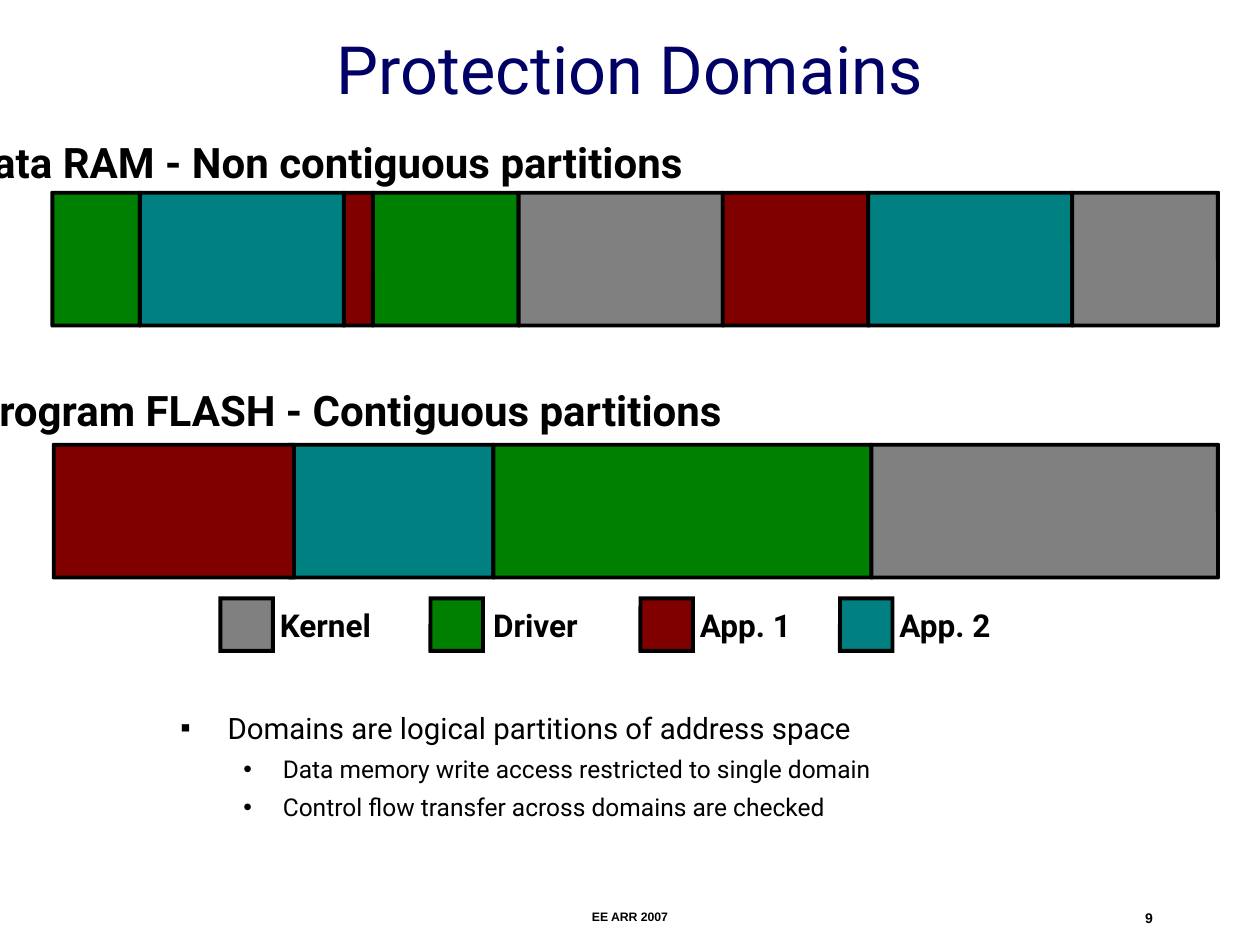
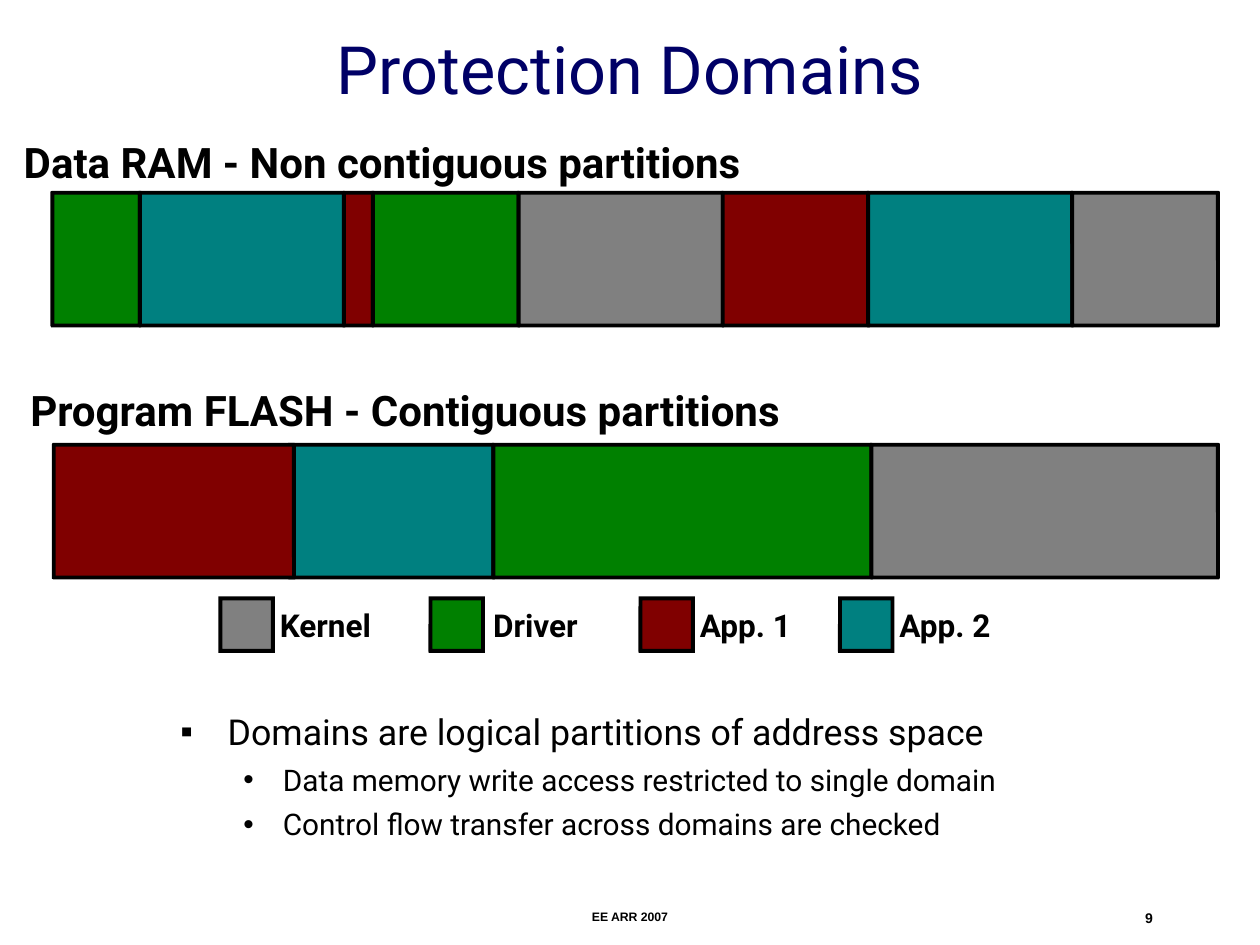
Before and after one commit to nesl/umpu, a slide deck: slide 9 of docs/ee-arr-2007/ee-arr.ppt. Drawn at 1260x945 pixels with LibreOffice and Linux fonts; fonts in the diff are those of the drawing. Boxes give left, top, right and bottom in pixels: in the first picture for what was removed or moved away, otherwise in the second. Text is boxed around its words. In the diff, an @@ line names an element or a change of style, - is before the commit and + after.

```diff
--- a/docs/ee-arr-2007/ee-arr.ppt
+++ b/docs/ee-arr-2007/ee-arr.ppt
@@ text "Data RAM - Non contiguous ..." rewrapped from (63,147,683,187) to (24,147,740,187) @@
@@ text "Program FLASH - Contiguous partitions" rewrapped from (146,395,722,435) to (30,395,780,435) @@
@@ text "Domains are logical partitions of ..." at (228,718,996,836): size 16.8 to 20.4 pt in "Domains are logical partitions of address space"; size 14 to 17 pt in "Data memory write access restricted to single ...", "Control flow transfer across domains are checked" @@
```
Also in this commit, not shown: 20 other slides changed, 2 other files.
